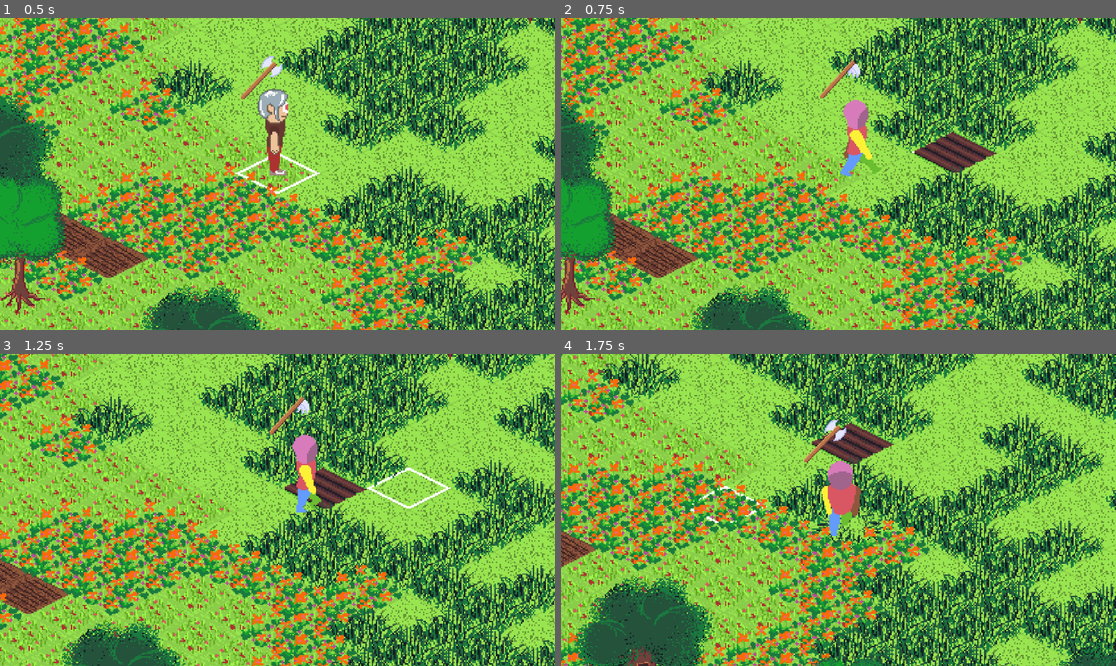
Above: before the commit, frames 1-4 (two rows, left to right).
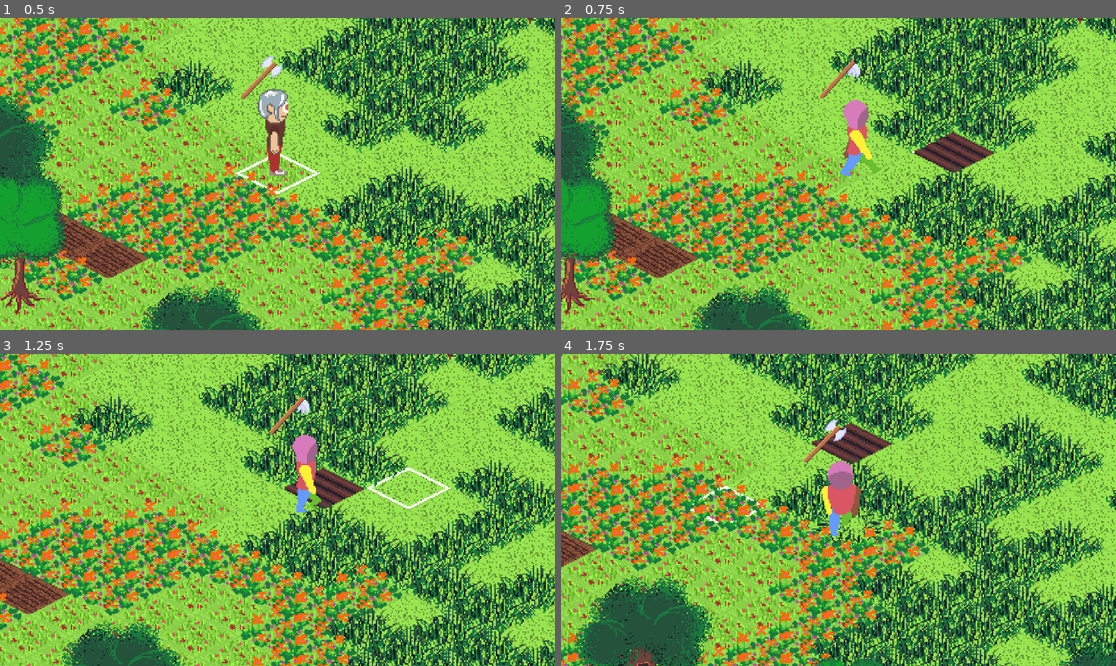
Above: after the commit, the same moments.

Repository: dinushkasam/twilight-memory
Game: Godot game, scene res://scenes/world/world.tscn
Same seed, same stepped clock (60 frames per second), same inputs: the game is played once before the commit and once after it.
Inputs (mouse positions are in pixels of both pictures, inside the frame that each line leads up to):
- Up to frame 1 (0.5 s): no input
- Up to frame 2 (0.75 s): move the mouse to (960, 158) at 0.52 s; hold D (right) from 0.53 s (still down); hold E (cycle_next_tool) from 0.53 s (still down); click (960, 158) at 0.67 s
- Up to frame 3 (1.25 s): keep holding D (right); keep holding E (cycle_next_tool)
- Up to frame 4 (1.75 s): move the mouse to (727, 525) at 1.27 s; release D (right) at 1.28 s; release E (cycle_next_tool) at 1.28 s; hold S (down) from 1.28 s (still down); tap Q (cycle_prev_tool) at 1.35 s

Frame 1 is identical in both runs. In frame 2, less than 0.1% of the frame differs, in the area x 63-79%, y 36-50%; in frame 3, less than 0.1%; in frame 4, less than 0.1%.

Commit message:
impl: crop data resource and crop scene

Diff:
--- /dev/null
+++ b/scenes/game_objects/crop.tscn
@@ -0,0 +1,202 @@
+[gd_scene format=3 uid="uid://bbfbvhfgtv2lq"]
+
+[ext_resource type="Texture2D" uid="uid://bolybyyq5mc73" path="res://assets/sprites/tiles/crops/crop-sprite-sheet.png" id="1_js6be"]
+
+[sub_resource type="AtlasTexture" id="AtlasTexture_brnrd"]
+atlas = ExtResource("1_js6be")
+region = Rect2(0, 128, 64, 128)
+
+[sub_resource type="AtlasTexture" id="AtlasTexture_lvu7l"]
+atlas = ExtResource("1_js6be")
+region = Rect2(64, 128, 64, 128)
+
+[sub_resource type="AtlasTexture" id="AtlasTexture_yfkka"]
+atlas = ExtResource("1_js6be")
+region = Rect2(128, 128, 64, 128)
+
+[sub_resource type="AtlasTexture" id="AtlasTexture_731cn"]
+atlas = ExtResource("1_js6be")
+region = Rect2(192, 128, 64, 128)
+
+[sub_resource type="AtlasTexture" id="AtlasTexture_r6k5d"]
+atlas = ExtResource("1_js6be")
+region = Rect2(256, 128, 64, 128)
+
+[sub_resource type="AtlasTexture" id="AtlasTexture_nygde"]
+atlas = ExtResource("1_js6be")
+region = Rect2(320, 128, 64, 128)
+
+[sub_resource type="AtlasTexture" id="AtlasTexture_hl1sx"]
+atlas = ExtResource("1_js6be")
+region = Rect2(0, 384, 64, 128)
+
+[sub_resource type="AtlasTexture" id="AtlasTexture_tcn41"]
+atlas = ExtResource("1_js6be")
+region = Rect2(64, 384, 64, 128)
+
+[sub_resource type="AtlasTexture" id="AtlasTexture_yflgu"]
+atlas = ExtResource("1_js6be")
+region = Rect2(128, 384, 64, 128)
+
+[sub_resource type="AtlasTexture" id="AtlasTexture_1bukl"]
+atlas = ExtResource("1_js6be")
+region = Rect2(192, 384, 64, 128)
+
+[sub_resource type="AtlasTexture" id="AtlasTexture_be6i5"]
+atlas = ExtResource("1_js6be")
+region = Rect2(256, 384, 64, 128)
+
+[sub_resource type="AtlasTexture" id="AtlasTexture_5lmlb"]
+atlas = ExtResource("1_js6be")
+region = Rect2(320, 384, 64, 128)
+
+[sub_resource type="AtlasTexture" id="AtlasTexture_31x6i"]
+atlas = ExtResource("1_js6be")
+region = Rect2(0, 0, 64, 128)
+
+[sub_resource type="AtlasTexture" id="AtlasTexture_ti32m"]
+atlas = ExtResource("1_js6be")
+region = Rect2(64, 0, 64, 128)
+
+[sub_resource type="AtlasTexture" id="AtlasTexture_um2ef"]
+atlas = ExtResource("1_js6be")
+region = Rect2(128, 0, 64, 128)
+
+[sub_resource type="AtlasTexture" id="AtlasTexture_5sy86"]
+atlas = ExtResource("1_js6be")
+region = Rect2(192, 0, 64, 128)
+
+[sub_resource type="AtlasTexture" id="AtlasTexture_vq5dw"]
+atlas = ExtResource("1_js6be")
+region = Rect2(256, 0, 64, 128)
+
+[sub_resource type="AtlasTexture" id="AtlasTexture_y5ooh"]
+atlas = ExtResource("1_js6be")
+region = Rect2(320, 0, 64, 128)
+
+[sub_resource type="AtlasTexture" id="AtlasTexture_n4ska"]
+atlas = ExtResource("1_js6be")
+region = Rect2(0, 256, 64, 128)
+
+[sub_resource type="AtlasTexture" id="AtlasTexture_s2nlb"]
+atlas = ExtResource("1_js6be")
+region = Rect2(64, 256, 64, 128)
+
+[sub_resource type="AtlasTexture" id="AtlasTexture_l3b0c"]
+atlas = ExtResource("1_js6be")
+region = Rect2(128, 256, 64, 128)
+
+[sub_resource type="AtlasTexture" id="AtlasTexture_mouie"]
+atlas = ExtResource("1_js6be")
+region = Rect2(192, 256, 64, 128)
+
+[sub_resource type="AtlasTexture" id="AtlasTexture_cgaep"]
+atlas = ExtResource("1_js6be")
+region = Rect2(256, 256, 64, 128)
+
+[sub_resource type="AtlasTexture" id="AtlasTexture_tur2n"]
+atlas = ExtResource("1_js6be")
+region = Rect2(320, 256, 64, 128)
+
+[sub_resource type="SpriteFrames" id="SpriteFrames_oi1kv"]
+animations = [{
+"frames": [{
+"duration": 1.0,
+"texture": SubResource("AtlasTexture_brnrd")
+}, {
+"duration": 1.0,
+"texture": SubResource("AtlasTexture_lvu7l")
+}, {
+"duration": 1.0,
+"texture": SubResource("AtlasTexture_yfkka")
+}, {
+"duration": 1.0,
+"texture": SubResource("AtlasTexture_731cn")
+}, {
+"duration": 1.0,
+"texture": SubResource("AtlasTexture_r6k5d")
+}, {
+"duration": 1.0,
+"texture": SubResource("AtlasTexture_nygde")
+}],
+"loop": true,
+"name": &"carrot",
+"speed": 5.0
+}, {
+"frames": [{
+"duration": 1.0,
+"texture": SubResource("AtlasTexture_hl1sx")
+}, {
+"duration": 1.0,
+"texture": SubResource("AtlasTexture_tcn41")
+}, {
+"duration": 1.0,
+"texture": SubResource("AtlasTexture_yflgu")
+}, {
+"duration": 1.0,
+"texture": SubResource("AtlasTexture_1bukl")
+}, {
+"duration": 1.0,
+"texture": SubResource("AtlasTexture_be6i5")
+}, {
+"duration": 1.0,
+"texture": SubResource("AtlasTexture_5lmlb")
+}],
+"loop": true,
+"name": &"corn",
+"speed": 5.0
+}, {
+"frames": [{
+"duration": 1.0,
+"texture": SubResource("AtlasTexture_31x6i")
+}, {
+"duration": 1.0,
+"texture": SubResource("AtlasTexture_ti32m")
+}, {
+"duration": 1.0,
+"texture": SubResource("AtlasTexture_um2ef")
+}, {
+"duration": 1.0,
+"texture": SubResource("AtlasTexture_5sy86")
+}, {
+"duration": 1.0,
+"texture": SubResource("AtlasTexture_vq5dw")
+}, {
+"duration": 1.0,
+"texture": SubResource("AtlasTexture_y5ooh")
+}],
+"loop": true,
+"name": &"radish",
+"speed": 5.0
+}, {
+"frames": [{
+"duration": 1.0,
+"texture": SubResource("AtlasTexture_n4ska")
+}, {
+"duration": 1.0,
+"texture": SubResource("AtlasTexture_s2nlb")
+}, {
+"duration": 1.0,
+"texture": SubResource("AtlasTexture_l3b0c")
+}, {
+"duration": 1.0,
+"texture": SubResource("AtlasTexture_mouie")
+}, {
+"duration": 1.0,
+"texture": SubResource("AtlasTexture_cgaep")
+}, {
+"duration": 1.0,
+"texture": SubResource("AtlasTexture_tur2n")
+}],
+"loop": true,
+"name": &"wheat",
+"speed": 5.0
+}]
+
+[node name="Crop" type="Node2D" unique_id=1246815845]
+
+[node name="AnimatedSprite2D" type="AnimatedSprite2D" parent="." unique_id=1845717780]
+texture_filter = 1
+sprite_frames = SubResource("SpriteFrames_oi1kv")
+animation = &"carrot"
+offset = Vector2(0, -16)
--- a/scenes/game_objects/plot.tscn
+++ b/scenes/game_objects/plot.tscn
@@ -3,6 +3,8 @@
 [ext_resource type="Texture2D" uid="uid://357wrcnl6yw1" path="res://assets/sprites/tiles/crop-block.png" id="1_4mrub"]
 
 [node name="Plot" type="Area2D" unique_id=2010382839]
+z_index = -1
+y_sort_enabled = true
 
 [node name="Sprite2D" type="Sprite2D" parent="." unique_id=394615048]
 texture_filter = 1
--- a/scenes/game_objects/tree_object.tscn
+++ b/scenes/game_objects/tree_object.tscn
@@ -4,6 +4,7 @@
 [ext_resource type="Script" uid="uid://b207gd2k8vfc4" path="res://scripts/game_objects/tree_object.gd" id="1_mqjmw"]
 [ext_resource type="Script" uid="uid://bf3mep2sk2kgv" path="res://scripts/game_objects/tree_component.gd" id="2_cfuag"]
 [ext_resource type="Script" uid="uid://ca3gfetc3t1fx" path="res://scripts/game_objects/interactibles/interactible_tree.gd" id="4_dyfrg"]
+[ext_resource type="Script" uid="uid://brx5iloqnvtfw" path="res://scripts/common/health_component.gd" id="5_pxd4g"]
 
 [sub_resource type="AtlasTexture" id="AtlasTexture_dyfrg"]
 atlas = ExtResource("1_lqplk")
@@ -70,13 +71,18 @@
 position = Vector2(0, -16)
 polygon = PackedVector2Array(-27, 15, 0, 2, 29, 15, 0, 26)
 
-[node name="TreeComponent" type="Node" parent="." unique_id=1631635565 node_paths=PackedStringArray("sprite")]
+[node name="TreeComponent" type="Node" parent="." unique_id=1631635565 node_paths=PackedStringArray("sprite", "health_component")]
 script = ExtResource("2_cfuag")
 sprite = NodePath("../AnimatedSprite2D")
+health_component = NodePath("../HealthComponent")
 
 [node name="InteractableComponent" type="Node" parent="." unique_id=1651760808 node_paths=PackedStringArray("tree_component", "parent")]
 script = ExtResource("4_dyfrg")
 tree_component = NodePath("../TreeComponent")
 parent = NodePath("..")
 
+[node name="HealthComponent" type="Node" parent="." unique_id=346034731]
+script = ExtResource("5_pxd4g")
+metadata/_custom_type_script = "uid://brx5iloqnvtfw"
+
 [connection signal="tree_died" from="TreeComponent" to="." method="_on_tree_component_tree_died"]
--- /dev/null
+++ b/scripts/common/health_component.gd
@@ -0,0 +1,18 @@
+extends Node
+class_name HealthComponent
+
+
+var current_health: int
+
+signal did_damage(amount: int)
+
+
+func do_damage(damage: int):
+	current_health -= damage
+	did_damage.emit(damage)
+
+func heal(amount: int):
+	current_health += amount
+
+func is_dead() -> bool:
+	return true if current_health <= 0 else false
--- /dev/null
+++ b/scripts/crops/crop_component.gd
@@ -0,0 +1,15 @@
+extends Node
+class_name CropComponent
+
+
+@export var data: CropData
+var current_stage = CropStage.SEED
+
+enum CropStage {
+	SEED,
+	BUD,
+	GROWING,
+	RIPE,
+	STALE,
+	HARVESTED
+}
--- /dev/null
+++ b/scripts/crops/crop_data.gd
@@ -0,0 +1,16 @@
+extends Resource
+class_name CropData
+
+
+@export var crop_name: String
+@export var animation: String
+@export var regrows: bool = false
+
+@export var stage_durations: Dictionary = {
+	CropComponent.CropStage.SEED: 1.0,
+	CropComponent.CropStage.BUD: 1.0,
+	CropComponent.CropStage.GROWING: 1.0,
+	CropComponent.CropStage.RIPE: 1.0,
+	CropComponent.CropStage.STALE: 1.0,
+	CropComponent.CropStage.HARVESTED: 1.0
+}
--- a/scripts/game_objects/tree_component.gd
+++ b/scripts/game_objects/tree_component.gd
@@ -2,9 +2,9 @@
 class_name TreeComponent
 
 @export var sprite: AnimatedSprite2D
+@export var health_component: HealthComponent
 
 var data: TreeConfig
-var current_health: int
 
 enum TreeVariants {
 	small_tree,
@@ -17,11 +17,10 @@
 
 func set_variant(config: TreeConfig):
 	data = config
-	current_health = data.max_health
+	health_component.current_health = data.max_health
 	sprite.play(data.animation_name)
 
 func hit_tree(damage: int):
-	current_health -= damage
-	print("tree hit damage: ", damage)
-	if current_health <= 0:
+	health_component.do_damage(damage)
+	if health_component.is_dead():
 		tree_died.emit()
Not shown, added: scripts/common/health_component.gd.uid
Not shown, added: scripts/crops/crop_component.gd.uid
Not shown, added: scripts/crops/crop_data.gd.uid
Not shown, changed: docs/06_devlog/devlog_2026_feb.md
